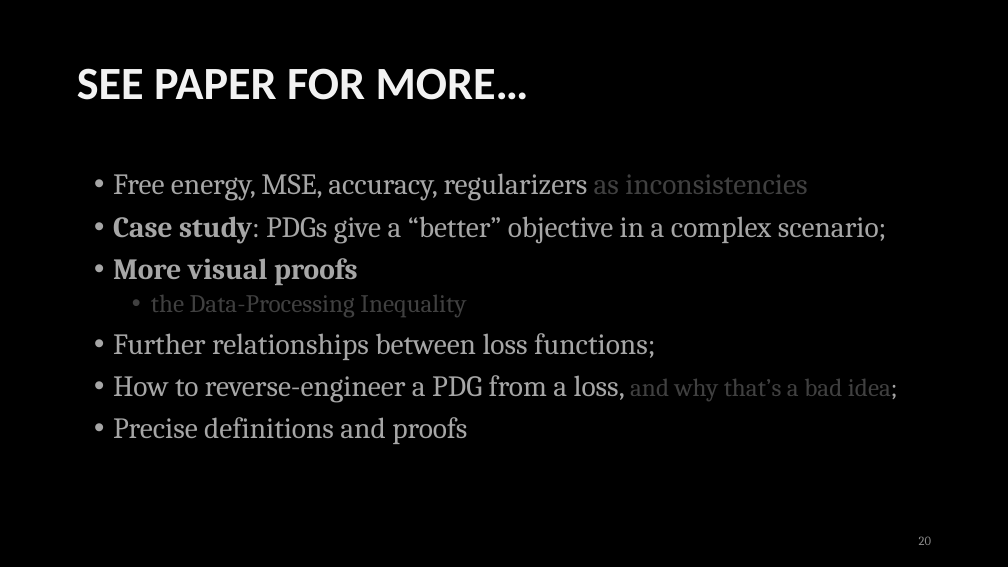
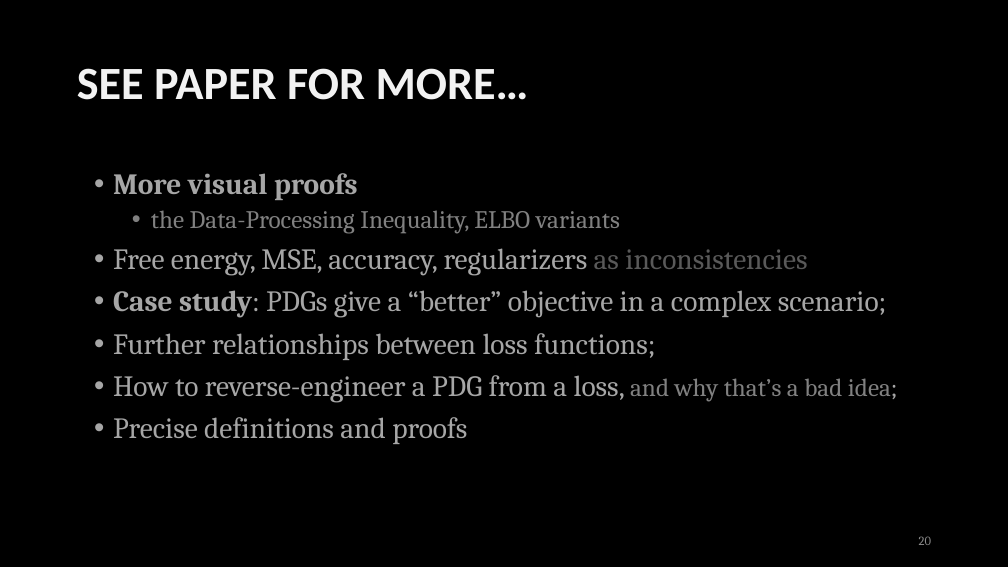
Before and after one commit to orichardson/pdg-expts, a slide deck: slide 20 of present/AISTATS-2022/one-true-loss.pptx. Drawn at 1008x567 pixels with LibreOffice and Linux fonts; fonts in the diff are those of the drawing. Boxes give left, top, right and bottom in pixels: in the first picture for what was removed or moved away, otherwise in the second. Text is boxed around its words. In the diff, an @@ line names an element or a change of style, - is before the commit and + after.

Commit message:
one-true-loss-final

```diff
--- a/present/AISTATS-2022/one-true-loss.pptx
+++ b/present/AISTATS-2022/one-true-loss.pptx
@@ text at [113,173,620,234]: paragraphs added @@
+• More visual proofs
+  • the Data-Processing Inequality, ELBO variants
@@ text at [113,258,466,317]: paragraphs removed @@
-• More visual proofs
-  • the Data-Processing Inequality
@@ text at [113,248,898,403]: text colour #404040 to #595959 in "as inconsistencies"; text colour #404040 to #808080 in "and why that’s a bad idea;" @@
```
Also in this commit, not shown: 4 other slides changed.
